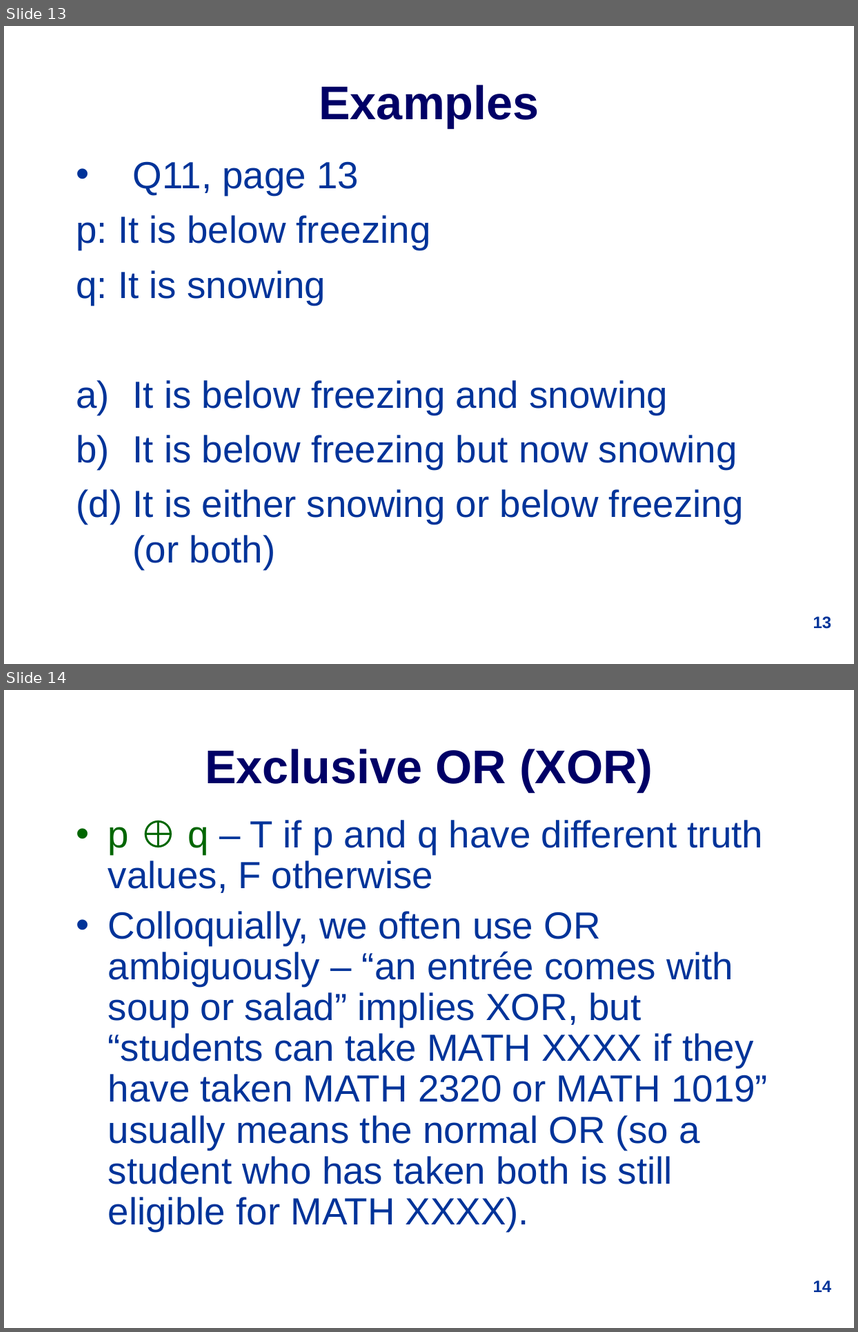
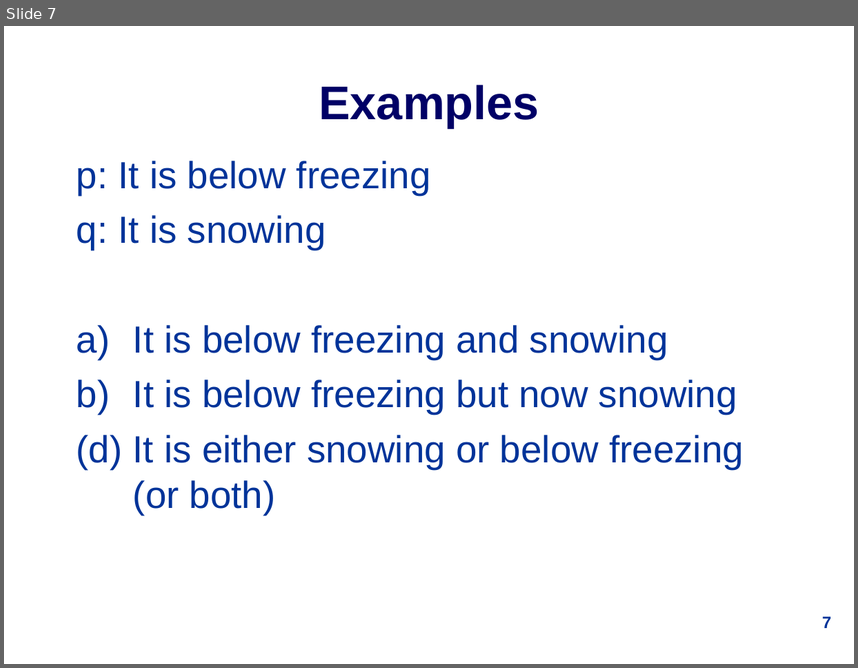
Before and after one commit to udohsolomon/lecture_slide_programming, a slide deck: week_1/1019Lec1.ppt. Shown one above the other, each under a label of ours: slides 13 and 14 before the commit, slide 7 after it. The pictures are 858x1332 and 858x668 pixels, drawn with LibreOffice and Linux fonts; fonts in the diff are those of the drawing. Boxes give left, top, right and bottom in pixels: in the first picture for what was removed or moved away, otherwise in the second. Text is boxed around its words. In the diff, an @@ line names an element or a change of style, - is before the commit and + after.

```diff
--- a/week_1/1019Lec1.ppt
+++ b/week_1/1019Lec1.ppt
@@ slide 14 removed at [4,690,854,1328], background #FFFFFF @@
@@ title removed at [205,749,653,791] @@
-Exclusive OR (XOR)
@@ text removed at [108,820,768,1231] @@
-• p ⊕ q – T if p and q have different truth values, F otherwise
-• Colloquially, we often use OR ambiguously – “an entrée comes with soup or salad” implies XOR, but “students can take MATH XXXX if they have taken MATH 2320 or MATH 1019” usually means the normal OR (so a student who has taken both is still eligible for MATH XXXX).
@@ page number removed at [813,1280,832,1292] @@
-14
@@ what was slide 13 is now slide 7 @@
@@ slide 7 changed as well @@
@@ text at [133,161,359,195]: paragraph removed @@
-• Q11, page 13
@@ page number at [822,616,831,628]: text changed @@
-13
+7
```
Also in this commit, not shown: 8 other slides changed, 10 slides added, 11 other slides removed.
